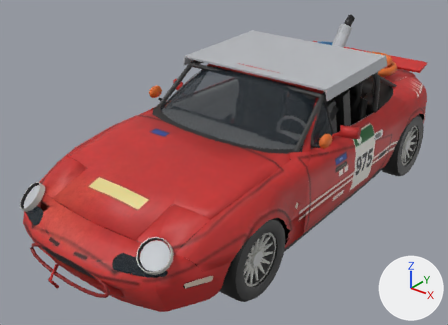
The glTF model public/cars/field/models/975.glb as it was, and as the next commit left it.
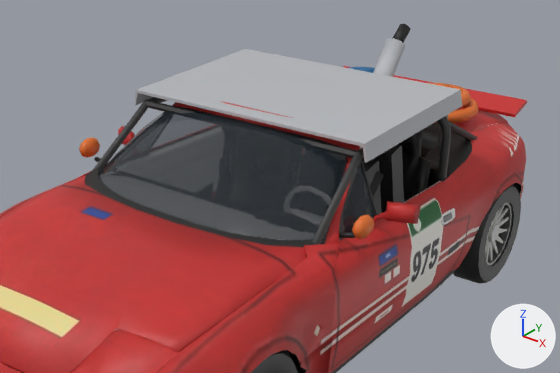
There are two pictures of each version: one whole from a camera (50 mm lens) standing at (2.67, -3.85, 2.57) and looking at (-0.14, -0.34, 0.4), one close up on the part from 22% to 100% of the width and 0% to 71% of the height. The lights are fixed; the arrows at lower right show +X, +Y and +Z. The older version's two pictures come first. Vertices at exactly the same position are counted once.

Objects in the first close-up: 'body', 'wheel_fl', 'wheel_rl'.
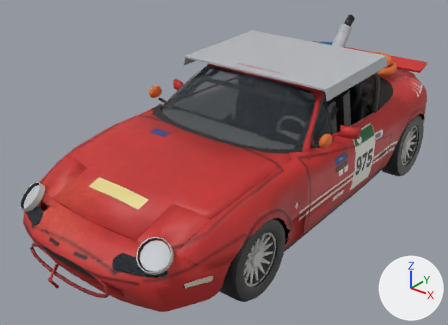
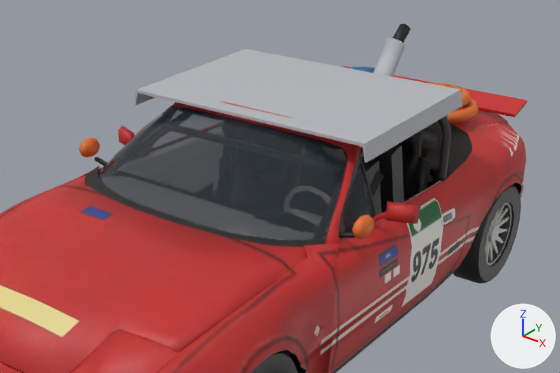
The change in detail:
me_body_mesh is used by ob_body; location (0.0, 0.0, -0.02).
Verts and faces of me_body_mesh; kept vertices keep their numbers, new ones are numbered from 7894.
Before the commit, vertices of me_body_mesh: 2411 (-0.6, -0.17, 1.1), 2412 (-0.61, -0.18, 1.12) at pixel (147, 100), 2413 (-0.63, -0.18, 1.12) at pixel (144, 100), 2414 (-0.64, -0.17, 1.1) at pixel (144, 102), 2415 (-0.63, -0.17, 1.08).
Before the commit, vertices of me_body_mesh: 2416 (-0.61, -0.17, 1.08), 2423 (-0.67, -0.57, 0.28), 2424 (-0.65, -0.58, 0.28), 2425 (-0.65, -0.6, 0.28), 2426 (-0.67, -0.61, 0.28).
Before the commit, vertices of me_body_mesh: 2427 (-0.68, -0.6, 0.28), 2428 (-0.68, -0.58, 0.28), 5481 (-0.59, -0.35, 0.68), 5483 (-0.59, -0.35, 0.68), 5484 (-0.59, -0.35, 0.67).
Before the commit, vertices of me_body_mesh: 5487 (-0.59, -0.35, 0.7), 5492 (-0.57, -0.34, 0.68), 5501 (-0.6, -0.35, 0.68), 5503 (-0.59, -0.35, 0.68), 5504 (-0.59, -0.35, 0.68).
Before the commit, vertices of me_body_mesh: 5505 (-0.59, -0.35, 0.68), 5507 (-0.59, -0.36, 0.68), 5509 (-0.58, -0.35, 0.68).
me_body_mesh had 7894 vertices, 9131 faces and spanned x -0.89..0.89, y -2.07..1.92, z 0.17..1.33.
me_body_mesh now has 7918 vertices, 9179 faces and spans x -0.89..0.89, y -2.07..1.92, z 0.17..1.33.
me_body_mesh part 1: the loose piece of 12 vertices spanning x -0.62..0.62, y -0.19..-0.15, z 1.08..1.12 is scaled about its middle by (0.844, 1, 1), then moved by (0.0, 0.0, -0.09).
me_body_mesh part 2: the loose piece of 12 vertices spanning x 0.56..0.62, y 0.58..1.24, z 0.75..1.1 is turned 17.6 degrees about the x axis through its middle and scaled by 0.907, then moved by (0.0, 0.0, -0.24).
Part 3, on me_body_mesh:
33 faces are deleted.
4 vertices in x 0.72..0.74, y -0.63, z 0.2..0.23 move by (0.0, 0.0, 0.06).
11 vertices move from x 0.12..0.75, y -0.63..-0.17, z 0.21..1.12 to x 0.12..0.75, y -0.63..0.01, z 0.28..1.04.
33 new faces join them, mat_car_users_cobyhartman_dev_probe_sim_tools_cars_kit_cache_import_975_derived_spec_py_livery (picture img_livery).
Part 4, on me_body_mesh:
Faces deleted: (5501, 5507, 5504), (5492, 5503, 5509), (5483, 5501, 5505), (5501, 5504, 5505), (5504, 5507, 5509), (5481, 5484, 5483).
Faces deleted: (5481, 5483, 5487), (5503, 5505, 5509).
Vertices 2412, 2413, 2415, 2416 move by (0.12, 0.18, -0.08).
Vertices 2424 to 2427 move by (0.0, 0.0, 0.01).
Vertex 2411 moves to (-0.48, 0.0, 1.02).
Vertex 2414 moves to (-0.52, 0.0, 1.02).
Vertex 2423 moves to (-0.67, -0.57, 0.3).
Vertex 2428 moves to (-0.68, -0.58, 0.3).
New faces: (5501, 5507, 5503), (5483, 5509, 5492), (5481, 5501, 5504), (5501, 5503, 5504), (5503, 5507, 5509), (5481, 5505, 5484) (mat_car_users_cobyhartman_dev_probe_sim_tools_cars_kit_cache_import_975_derived_spec_py_livery (picture img_livery)).
New faces: (5481, 5487, 5505), (5483, 5504, 5509) (mat_car_users_cobyhartman_dev_probe_sim_tools_cars_kit_cache_import_975_derived_spec_py_livery (picture img_livery)).
Other edits to the shape of me_body_mesh do not show in these pictures.

Pixel boxes (x1, y1, x2, y2) of what changed, in the close-ups (560 x 373 px; the box of a moved part takes in the faces that stretch with it):
part 1 of me_body_mesh, moved or reshaped (not visible afterwards)
    before: (145, 100, 357, 158)
part 2 of me_body_mesh, moved or reshaped (mostly hidden)
    before: (436, 121, 478, 141)
    after: (428, 166, 460, 182)
part 3 of me_body_mesh, moved or reshaped (mostly hidden afterwards)
    both: (306, 147, 364, 258)
part 4 of me_body_mesh, moved or reshaped (not visible afterwards)
    before: (93, 97, 167, 175)
